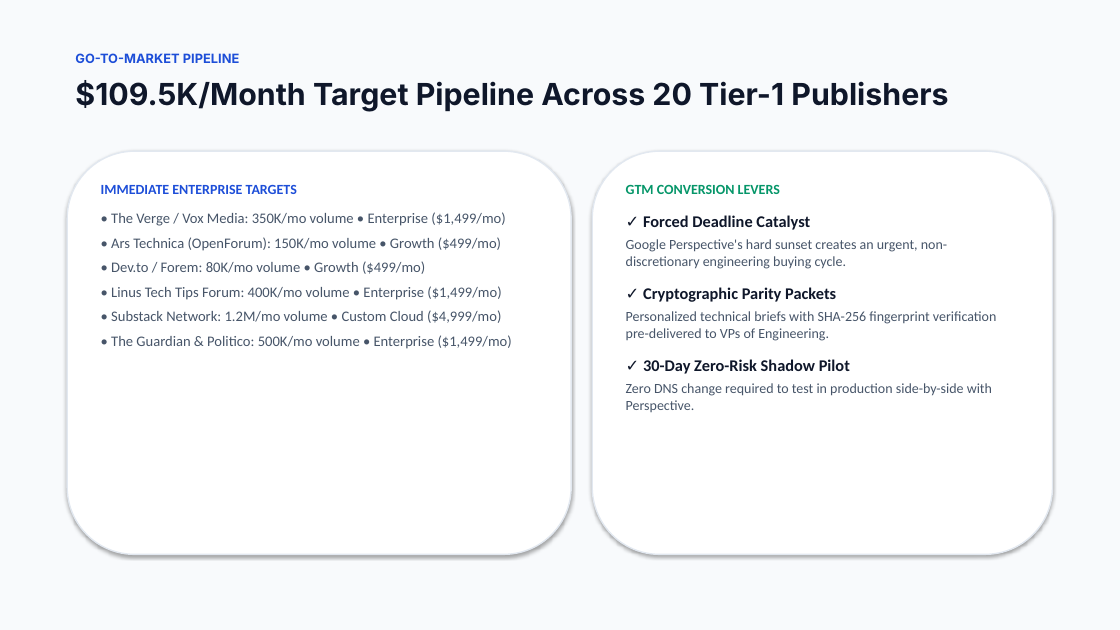
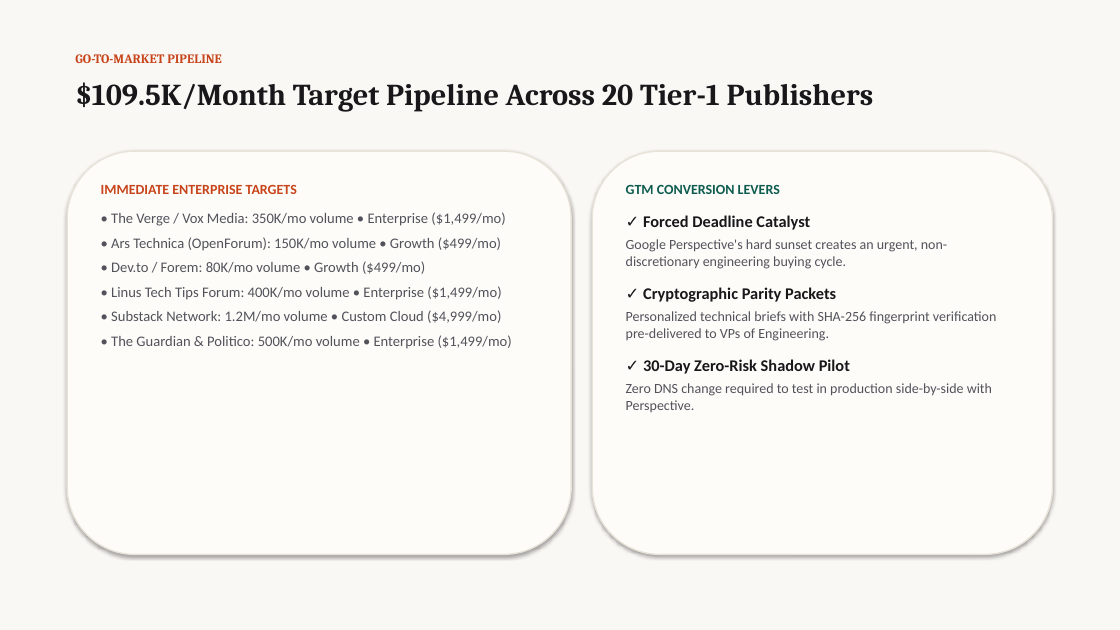
Before and after one commit to bhaskarpandey2708/beyond-likes, a slide deck: slide 9 of brand/Normative_Intelligence_Pitch_Deck.pptx. Drawn at 1120x630 pixels with LibreOffice and Linux fonts; fonts in the diff are those of the drawing. Boxes give left, top, right and bottom in pixels: in the first picture for what was removed or moved away, otherwise in the second. Text is boxed around its words. In the diff, an @@ line names an element or a change of style, - is before the commit and + after.

Commit message:
Refactor Pitch Deck and Docs Studio to Warm Terracotta and Linen Editorial design system

```diff
--- a/brand/Normative_Intelligence_Pitch_Deck.pptx
+++ b/brand/Normative_Intelligence_Pitch_Deck.pptx
@@ rectangle at [0,0,1120,630]: fill #F8FAFC to #FAF8F5 @@
@@ text "GO-TO-MARKET PIPELINE" at [75,54,222,63]: font Inter to Cambria, text colour #1D4ED8 to #C8441B @@
@@ text "$109.5K/Month Target Pipeline Across 20 ..." at [75,82,874,112]: font Inter to Cambria, text colour #0F172A to #18181B @@
@@ rounded rectangle at [67,151,571,555]: fill #FFFFFF to #FDFCF9; outline #E2E8F0 1.2 pt to #E8E3D8 1.2 pt @@
@@ text "IMMEDIATE ENTERPRISE TARGETS" at [101,185,512,349]: text colour #1D4ED8 to #C8441B in "IMMEDIATE ENTERPRISE TARGETS"; text colour #475569 to #52525B @@
@@ rounded rectangle at [592,151,1053,555]: fill #FFFFFF to #FDFCF9; outline #E2E8F0 1.2 pt to #E8E3D8 1.2 pt @@
@@ text "GTM CONVERSION LEVERS" at [626,185,996,412]: text colour #059669 to #0D5C4E in "GTM CONVERSION LEVERS"; text colour #0F172A to #18181B in "✓ Forced Deadline Catalyst", "✓ Cryptographic Parity Packets", "✓ 30-Day Zero-Risk Shadow Pilot"; text colour #475569 to #52525B in "Google Perspective's hard sunset creates an urgent, ...", "Personalized technical briefs with SHA-256 fingerprint verif ...", "Zero DNS change required to test in ..." @@
```
Also in this commit, not shown: 11 other slides changed, 5 other files.
